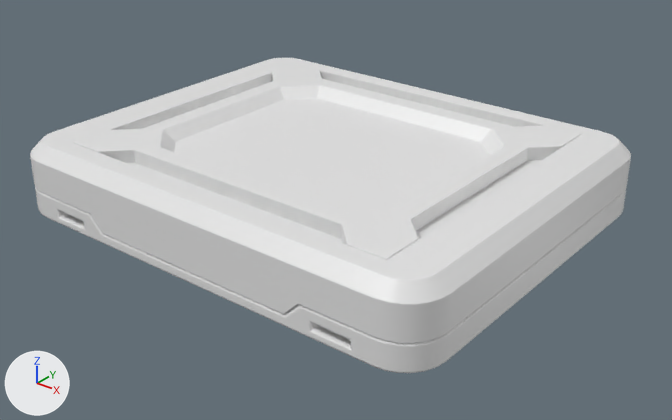
Two versions of the Blender file ScifiCrate_Intro.blend, one commit apart.
Rendered twice from a 50 mm lens placed at (3.58, -4.41, 4.42), pointed at (0.11, -0.07, 1.73). Every picture has the same lights, and +X, +Y and +Z are marked at lower left.

The first picture shows 'Crate_Lid_Bottom', 'Crate_Plastic'.
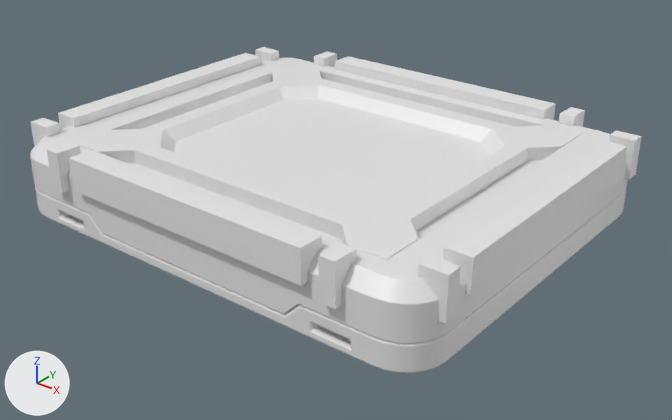
What differs and where, as boxes [x1, y1, x2, y2] in the pictures (672 x 420 px):
'Cube.001', added
    after: [47, 52, 585, 309]
'Cube.002', added
    after: [31, 47, 641, 324]

The change, as a list of edits to the scene's bpy script:
```text
Add me_cube_006:
    me_cube_006.from_pydata([(0.916, -1.364, 2.046), (0.916, -1.364, 2.259), (0.916, -1.195, 2.046), (0.916, -1.195, 2.259), (0.0, -1.195, 2.046), (0.0, -1.195, 2.259), (0.0, -1.364, 2.046), (0.0, -1.364, 2.259), (1.031, -1.364, 1.993), (1.031, -1.364, 2.259), (1.031, -1.195, 1.993), (1.031, -1.195, 2.259), (1.134, -1.195, 2.259), (1.134, -1.195, 1.993), (1.134, -1.364, 1.993), (1.134, -1.364, 2.259)], [], [(4, 5, 3, 2), (2, 3, 1, 0), (4, 2, 0, 6), (3, 5, 7, 1), (0, 1, 7, 6), (10, 8, 9, 11), (13, 12, 15, 14), (10, 11, 12, 13), (9, 8, 14, 15), (8, 10, 13, 14), (11, 9, 15, 12)])
Change ob_crate_plastic:
    add _m = ob_crate_plastic.modifiers.new('Boolean', 'BOOLEAN')
    add _m.object = ob_cube_001
Add ob_cube_001:
    ob_cube_001 = bpy.data.objects.new('Cube.001', me_cube_006)
    ob_cube_001.location = (0.0, 0.0, 0.0)
    _m = ob_cube_001.modifiers.new('Mirror', 'MIRROR')
    _m.use_axis = (True, True, False)
    _m.mirror_object = ob_a_mirror
Add ob_cube_002:
    ob_cube_002 = bpy.data.objects.new('Cube.002', me_cube_006.copy())
    ob_cube_002.location = (0.265, 0.0, 0.0)
    ob_cube_002.rotation_euler = (0.0, 0.0, 1.571)  # degrees (0, 0, 90)
    _m = ob_cube_002.modifiers.new('Mirror', 'MIRROR')
    _m.use_axis = (True, True, False)
    _m.mirror_object = ob_a_mirror
```
